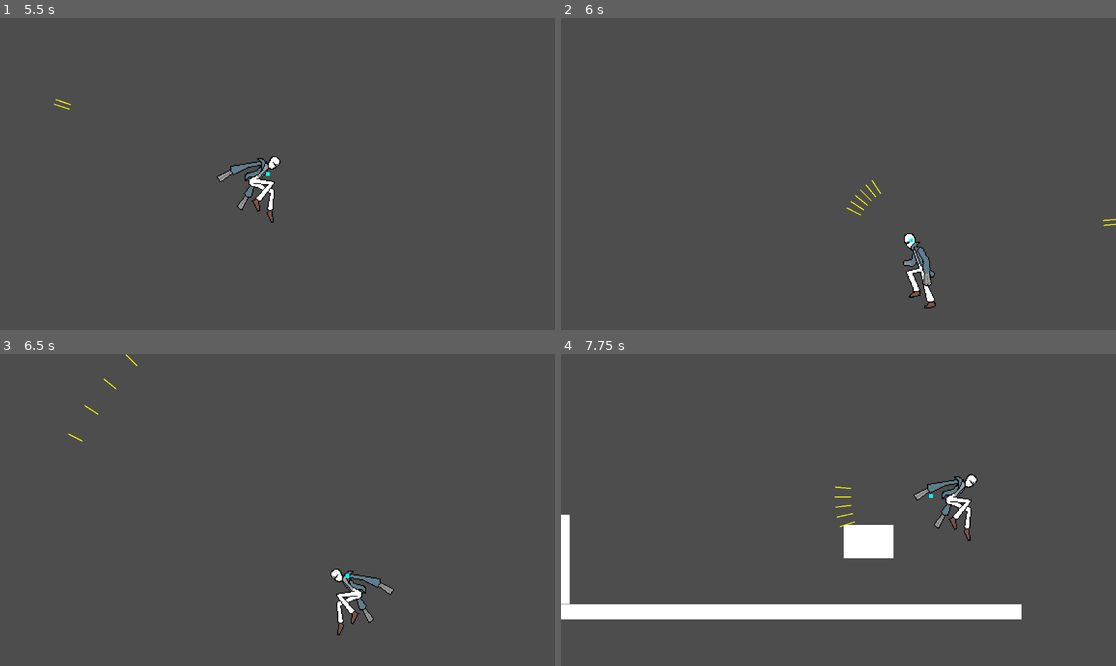
Above: before the commit, frames 1-4 (two rows, left to right).
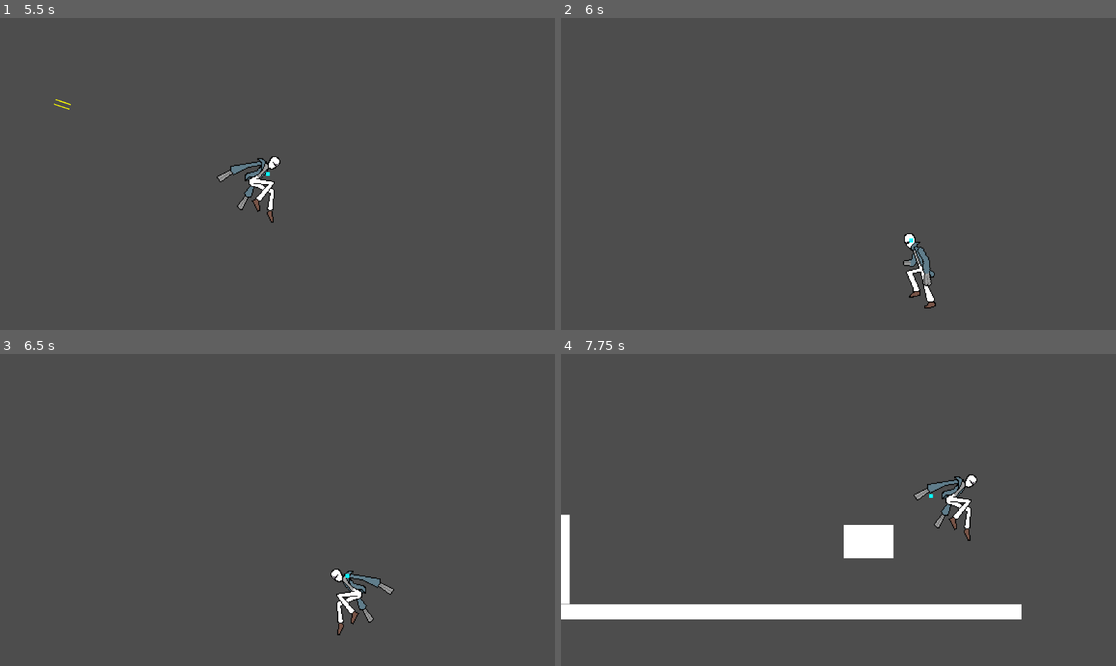
Above: after the commit, the same moments.

Repository: cruel-unusual-media/shotgun-hands
Game: Godot game, scene res://Levels/Playground/playground_player_test.tscn
The game is run twice, just before and just after one commit, with the same random seed, the same clock (stepped at 60 frames per second) and the same inputs. This scene is started directly instead of the project's main scene.
Inputs (mouse positions are in pixels of both pictures, inside the frame that each line leads up to):
- Up to frame 1 (5.5 s): move the mouse to (399, 158) at 0.52 s; press the mouse at (399, 158) at 0.53 s; hold D (move_right) 0.53-2.03 s; tap W (move_jump) at 0.77, 1.52, 3.02, 3.77, 4.52 s; right-click (399, 158) at 0.8 s; move the mouse to (166, 189) at 1.27 s; release the mouse at (166, 189) at 1.28 s; right-click (166, 189) at 1.35 s; click (166, 189) at 1.55 s; move the mouse to (333, 105) at 2.02 s; press the mouse at (333, 105) at 2.03 s; hold A (move_left) 2.03-2.78 s; right-click (333, 105) at 2.3 s; move the mouse to (249, 236) at 2.77 s; release the mouse at (249, 236) at 2.78 s; hold D (move_right) 2.78-4.28 s; right-click (249, 236) at 2.85 s; click (249, 236) at 3.05 s; move the mouse to (444, 220) at 3.52 s; hold S (move_crouch) 3.53-4.28 s; right-click (444, 220) at 3.8 s; tap R (fire_reload) at 4.15 s; move the mouse to (111, 127) at 4.27 s; hold A (move_left) 4.28-5.03 s; click (111, 127) at 4.35 s; move the mouse to (305, 174) at 5.02 s; hold D (move_right) from 5.03 s (still down); hold Right mouse button (fire_right) from 5.03 s (still down)
- Up to frame 2 (6 s): move the mouse to (755, 96) at 5.77 s; release D (move_right) at 5.78 s; release Right mouse button (fire_right) at 5.78 s; hold A (move_left) from 5.78 s (still down); click (755, 96) at 5.85 s
- Up to frame 3 (6.5 s): keep holding A (move_left); tap W (move_jump) at 6.02 s
- Up to frame 4 (7.75 s): move the mouse to (960, 494) at 6.52 s; hold Right mouse button (fire_right) 6.53-7.28 s; tap W (move_jump) at 6.77, 7.52 s; move the mouse to (727, 525) at 7.27 s; release A (move_left) at 7.28 s; hold D (move_right) from 7.28 s (still down); tap S (move_crouch) at 7.35 s; click (727, 525) at 7.55 s

Frame 1 is identical in both runs. In frame 2, less than 0.1% of the frame differs, in the area x 51-100%, y 51-67%; in frame 3, less than 0.1%; in frame 4, less than 0.1%.
Error after the commit: Cannot call method 'start' on a null value. (res://Actors/Player/controller_component.gd:144)

Commit message:
Fixed running out of ammo

Diff:
--- a/Actors/Player/controller_component.gd
+++ b/Actors/Player/controller_component.gd
@@ -22,6 +22,10 @@
 ## Mercy time between two inputs that allows shotgun jumping
 @export
 var shotgun_jump_timer : Timer
+## Timer for how long a reload takes
+@export
+var reload_timer : Timer
+var reloading : bool = false
 
 # Called when the node enters the scene tree for the first time.
 func _ready() -> void:
@@ -136,8 +140,15 @@
 			player.velocity.y = min(0, player.velocity.y)
 		player.velocity -= recticle.normal*800
 		shotgun_jump_count += 1
-
+	if Input.is_action_just_pressed("fire_reload"):
+		reload_timer.start()
 
 
 func _on_shotgun_jump_timer_timeout() -> void:
 	can_shotgun_jump = false
+
+
+func _on_reload_timer_timeout() -> void:
+	primary_ammo.reload()
+	secondary_ammo.reload()
+	reloading = false
--- a/Actors/Player/player.tscn
+++ b/Actors/Player/player.tscn
@@ -29,6 +29,9 @@
 
 [node name="ShotgunJumpTimer" type="Timer" parent="."]
 wait_time = 0.1
+one_shot = true
+
+[node name="ReloadTimer" type="Timer" parent="."]
 one_shot = true
 
 [node name="HeadFocus" type="Node2D" parent="."]
@@ -99,3 +102,4 @@
 metadata/_custom_type_script = "uid://b014414k0lgbj"
 
 [connection signal="timeout" from="ShotgunJumpTimer" to="ControllerComponent" method="_on_shotgun_jump_timer_timeout"]
+[connection signal="timeout" from="ReloadTimer" to="ControllerComponent" method="_on_reload_timer_timeout"]
--- a/Ammos/ammy_types/ammo_generic.gd
+++ b/Ammos/ammy_types/ammo_generic.gd
@@ -65,6 +65,7 @@
 			#pass
 		delay_timer.start(fire_delay)
 		can_fire = false
+		ammo -= 1
 		return true
 	else:
 		return false
